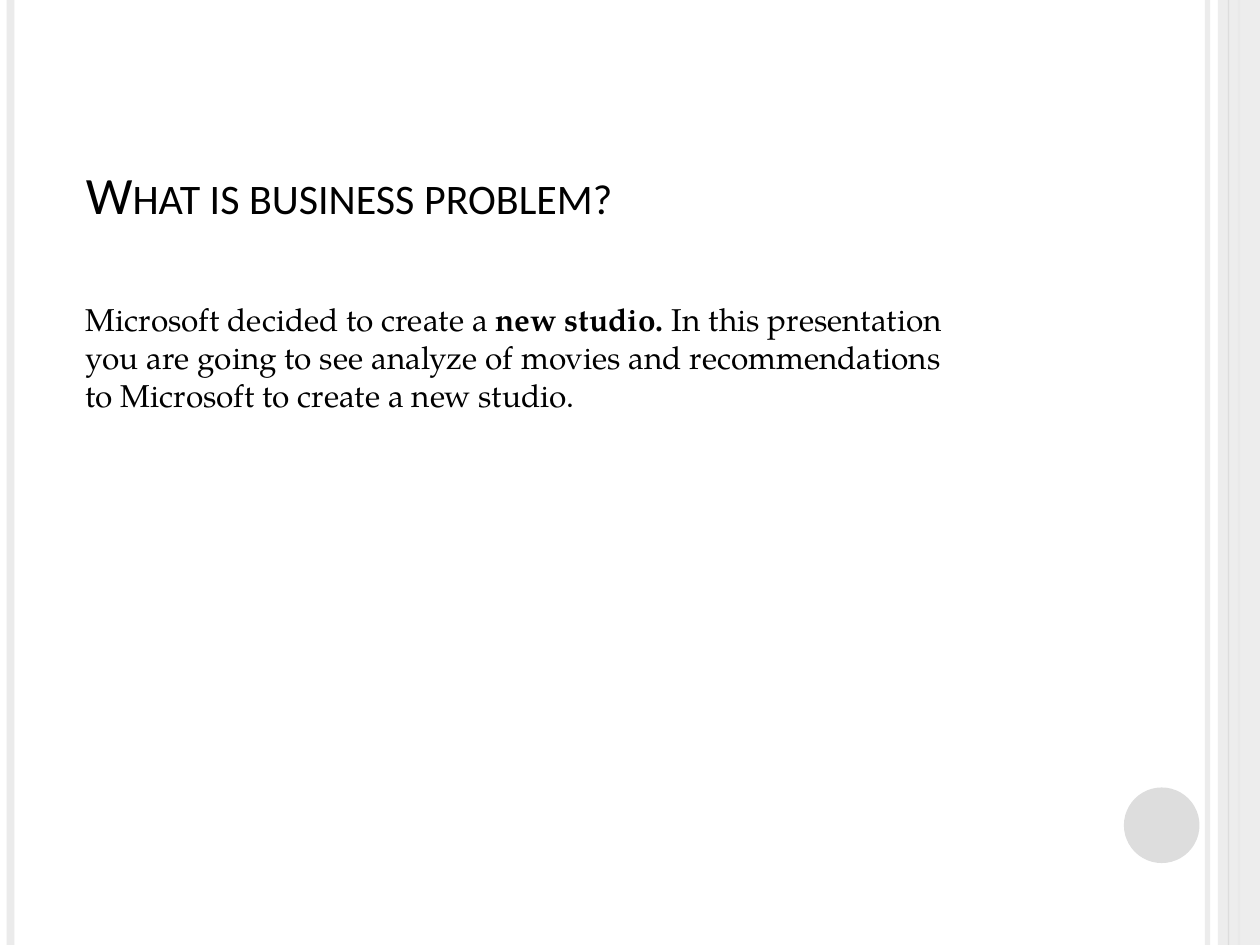
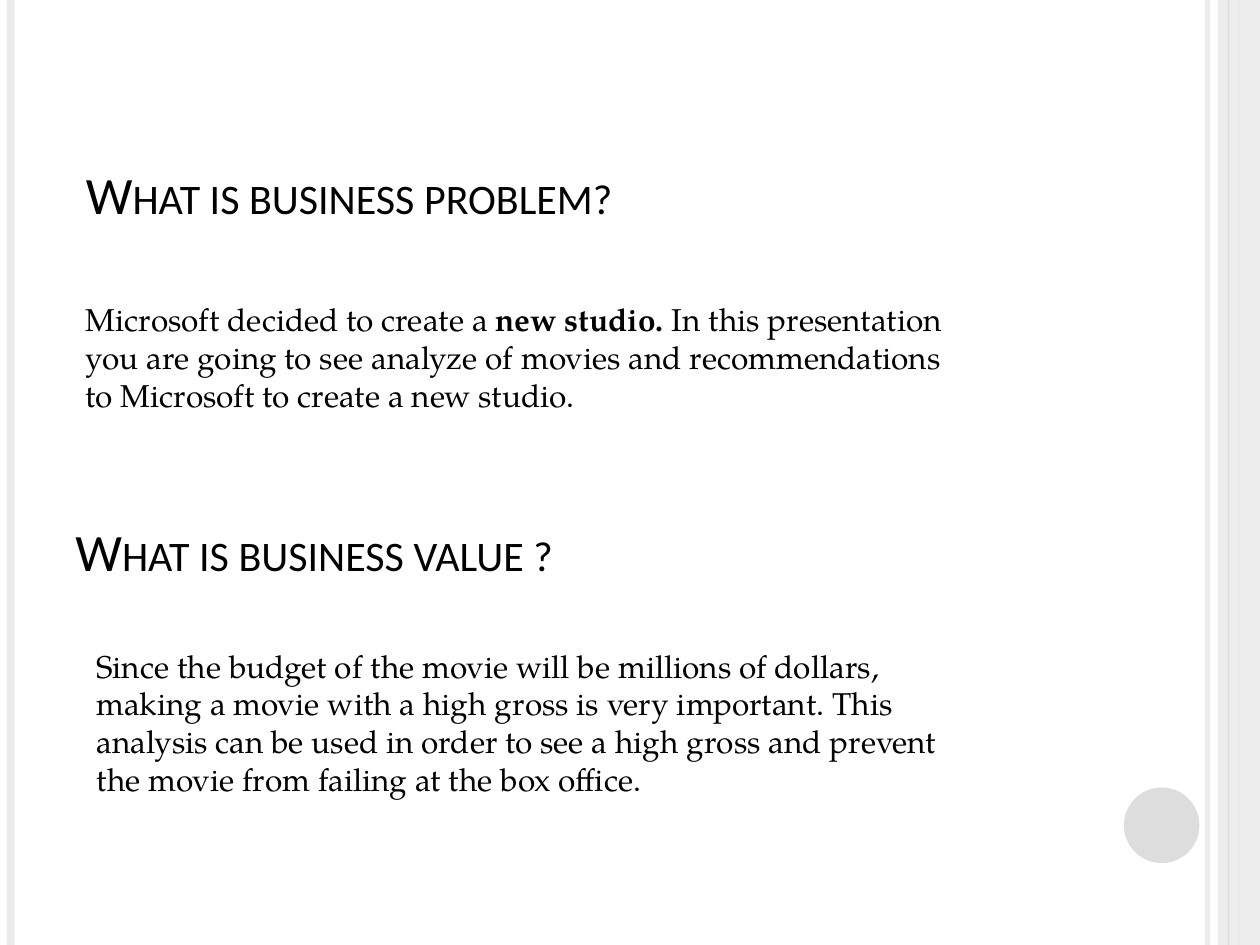
Before and after one commit to artificial126/dsc-phase-1-project, a slide deck: slide 2 of IMDB Movie Analyze.pptx. Drawn at 1260x945 pixels with LibreOffice and Linux fonts; fonts in the diff are those of the drawing. Boxes give left, top, right and bottom in pixels: in the first picture for what was removed or moved away, otherwise in the second. Text is boxed around its words. In the diff, an @@ line names an element or a change of style, - is before the commit and + after.

```diff
--- a/IMDB Movie Analyze.pptx
+++ b/IMDB Movie Analyze.pptx
@@ text added at (199, 543, 524, 572), 30 pt, text #000000, small capitals @@
+What is business value ?
@@ rectangle added at (84, 630, 966, 680), outline #FFFFFF 0.75 pt @@
@@ text added at (96, 655, 936, 800), 18 pt, text #000000 @@
+Since the budget of the movie will be millions of dollars, making a movie with a high gross is very important. This analysis can be used in order to see a high gross and prevent the movie from failing at the box office.
```
Also in this commit, not shown: 7 other slides changed, 1 slide added, 11 other files.
